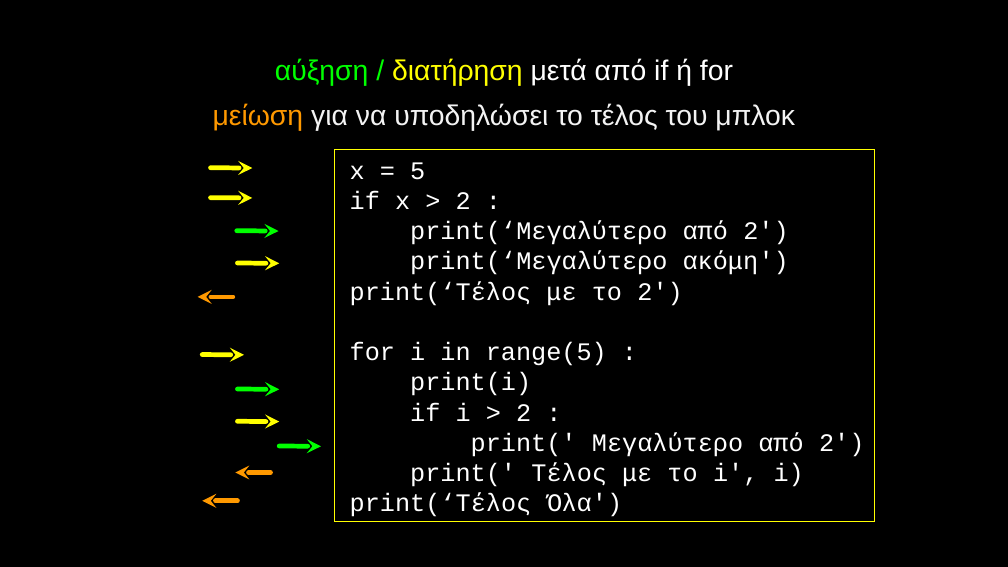
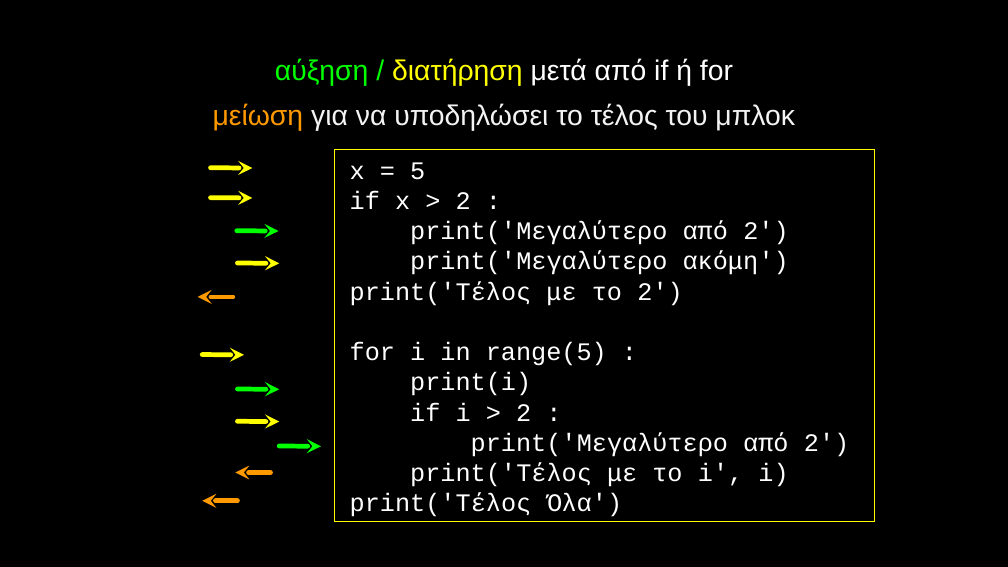
Before and after one commit to csev/py4e, a slide deck: slide 9 of lectures3/gr/Pythonlearn-03-Conditional.pptx. Drawn at 1008x567 pixels with LibreOffice and Linux fonts; fonts in the diff are those of the drawing. Boxes give left, top, right and bottom in pixels: in the first picture for what was removed or moved away, otherwise in the second. Text is boxed around its words. In the diff, an @@ line names an element or a change of style, - is before the commit and + after.

```diff
--- a/lectures3/gr/Pythonlearn-03-Conditional.pptx
+++ b/lectures3/gr/Pythonlearn-03-Conditional.pptx
@@ text in rectangle at (x1=350, y1=221, x2=789, y2=306): text changed @@
-print(‘Μεγαλύτερο από 2')
-print(‘Μεγαλύτερο ακόμη')
-print(‘Τέλος με το 2')
+print('Μεγαλύτερο από 2')
+print('Μεγαλύτερο ακόμη')
+print('Τέλος με το 2')
@@ text in rectangle at (x1=350, y1=432, x2=849, y2=517): text changed @@
-print(' Μεγαλύτερο από 2')
-print(' Τέλος με το i', i)
-print(‘Τέλος Όλα')
+print('Μεγαλύτερο από 2')
+print('Τέλος με το i', i)
+print('Τέλος Όλα')
```
Also in this commit, not shown: 15 other slides changed, 9 other files.
